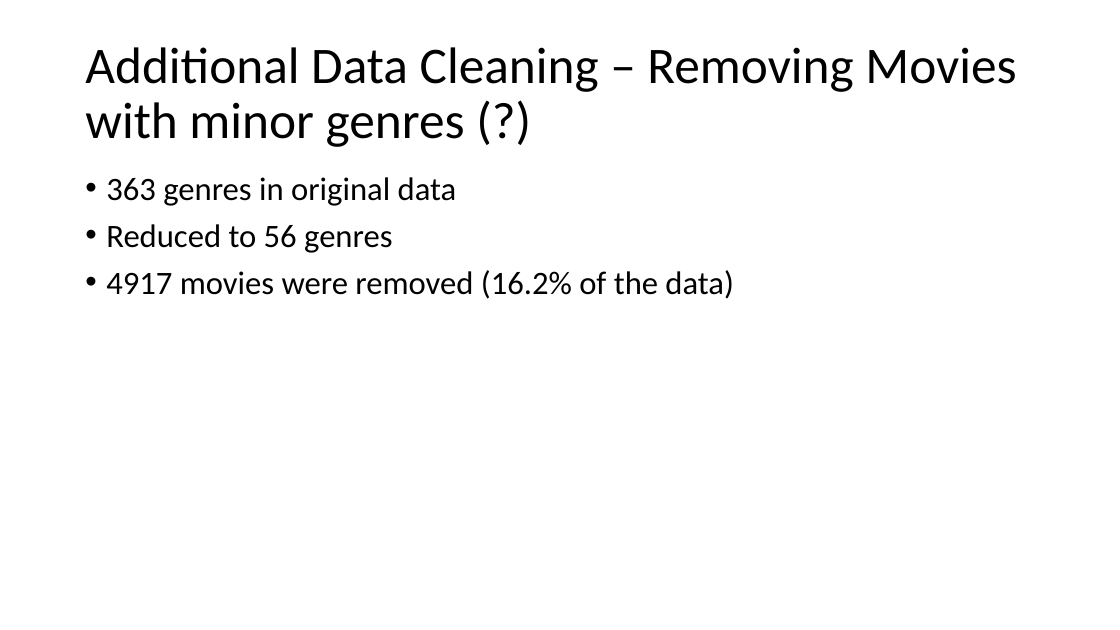
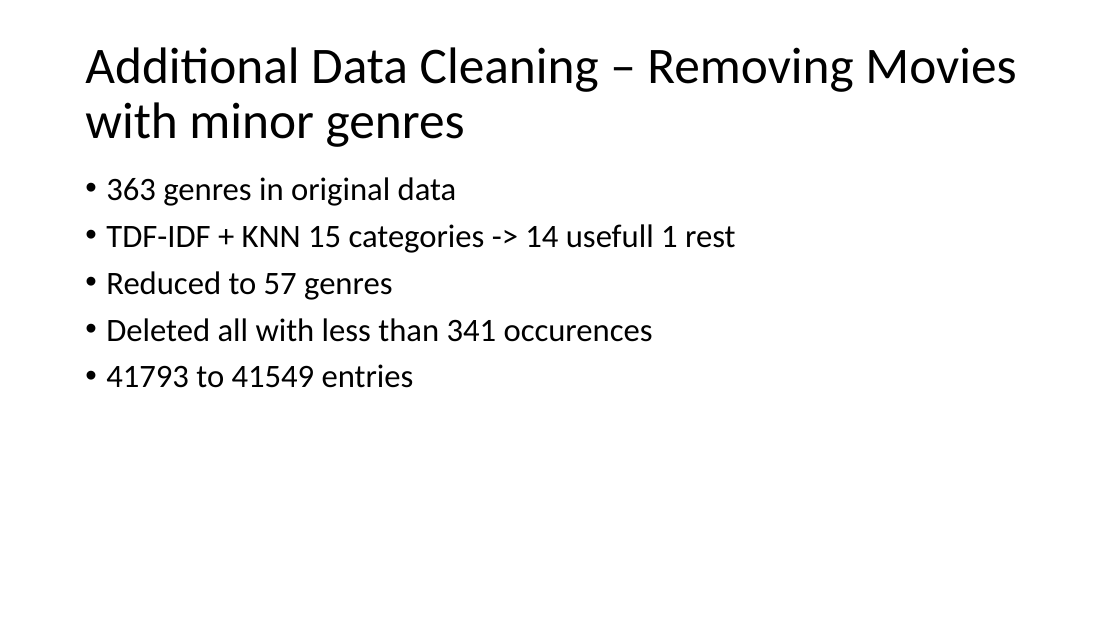
Before and after one commit to MatthiasRemta/NLP_Project, a slide deck: slide 3 of Presentations/session6.pptx (slide 4 before the commit). Drawn at 1120x630 pixels with LibreOffice and Linux fonts; fonts in the diff are those of the drawing; background and template pictures are left out. Boxes give left, top, right and bottom in pixels: in the first picture for what was removed or moved away, otherwise in the second. Text is boxed around its words. In the diff, an @@ line names an element or a change of style, - is before the commit and + after.

```diff
--- a/Presentations/session6.pptx
+++ b/Presentations/session6.pptx
@@ title at (85,47,1016,147): text changed @@
-Additional Data Cleaning – Removing Movies with minor genres (?)
+Additional Data Cleaning – Removing Movies with minor genres
@@ text at (106,224,735,388): text changed @@
-• Reduced to 56 genres
-• 4917 movies were removed (16.2% of the data)
+• TDF-IDF + KNN 15 categories -> 14 usefull 1 rest
+• Reduced to 57 genres
+• Deleted all with less than 341 occurences
+• 41793 to 41549 entries
```
Also in this commit, not shown: 2 other slides changed, 1 slide removed.
